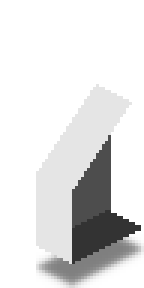
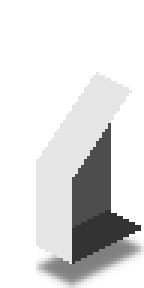
Revision of a layered w=144, h=288 image; what changed, layer by layer:
painted on "Roof" over [99, 75, 132, 102]
renamed "Front copy" to "Front", painted on it over [36, 72, 132, 189]
renamed "Side copy #1" to "Side", painted on it over [36, 72, 111, 189]
